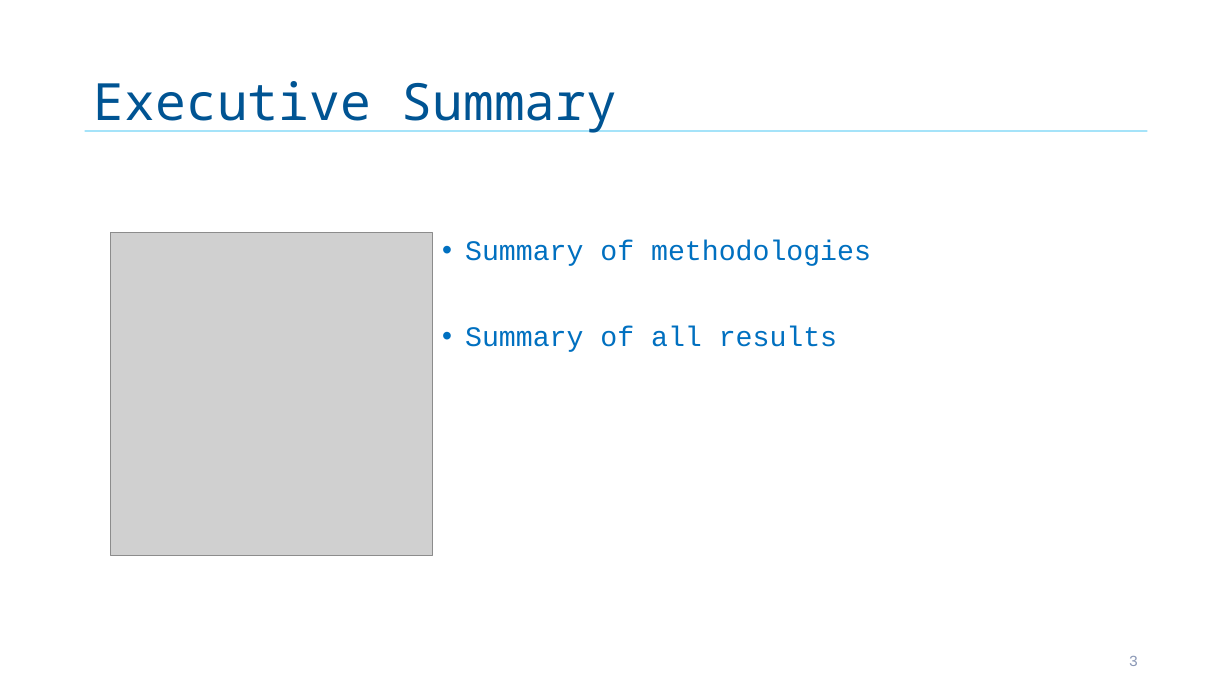
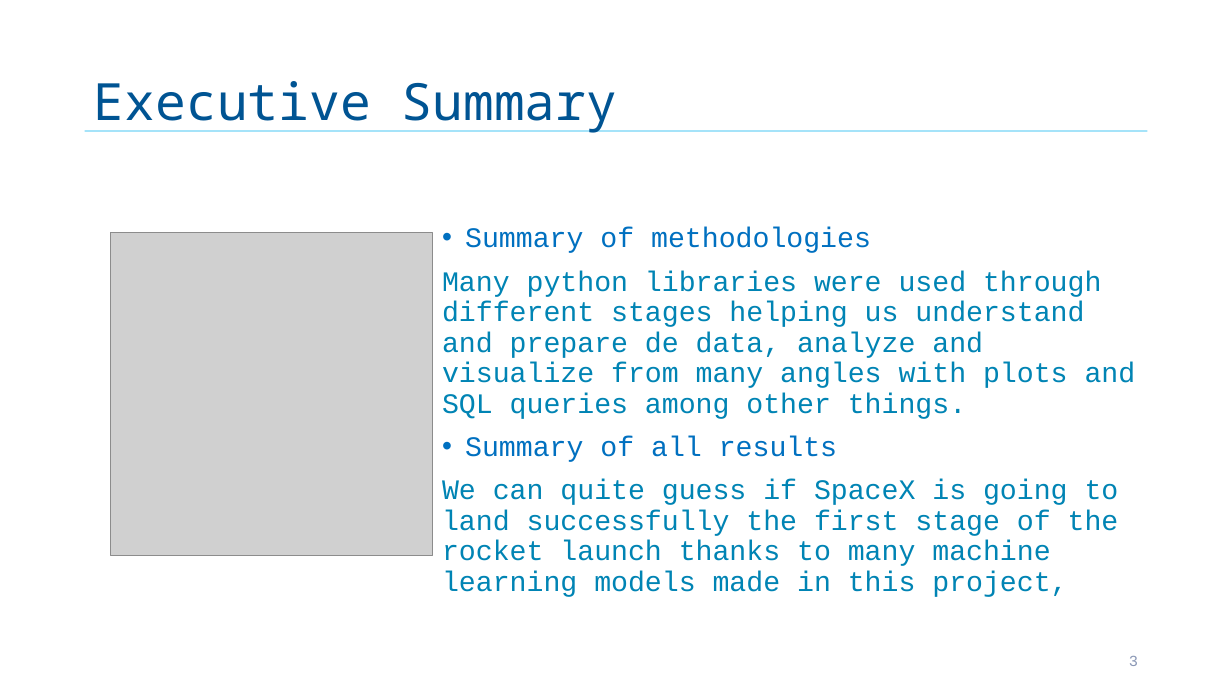
Before and after one commit to DaniArroyo/Data-Science-Capstone, a slide deck: slide 3 of Capstone-Final.pptx. Drawn at 1232x693 pixels with LibreOffice and Linux fonts; fonts in the diff are those of the drawing; grey boxes stand for pictures. Boxes give left, top, right and bottom in pixels: in the first picture for what was removed or moved away, otherwise in the second. Text is boxed around its words. In the diff, an @@ line names an element or a change of style, - is before the commit and + after.

```diff
--- a/Capstone-Final.pptx
+++ b/Capstone-Final.pptx
@@ text "Summary of methodologies": place and size @@
-text "Summary of methodologies" at bbox=[465, 240, 871, 352]
+text "Summary of methodologies" at bbox=[442, 227, 1136, 566]
@@ text at bbox=[442, 271, 1136, 419]: paragraph added @@
+Many python libraries were used through different stages helping us understand and prepare de data, analyze and visualize from many angles with plots and SQL queries among other things.
@@ text at bbox=[442, 479, 1119, 566]: paragraph added @@
+We can quite guess if SpaceX is going to land successfully the first stage of the rocket launch thanks to many machine learning models made in this project,
```
Also in this commit, not shown: 7 other slides changed.
